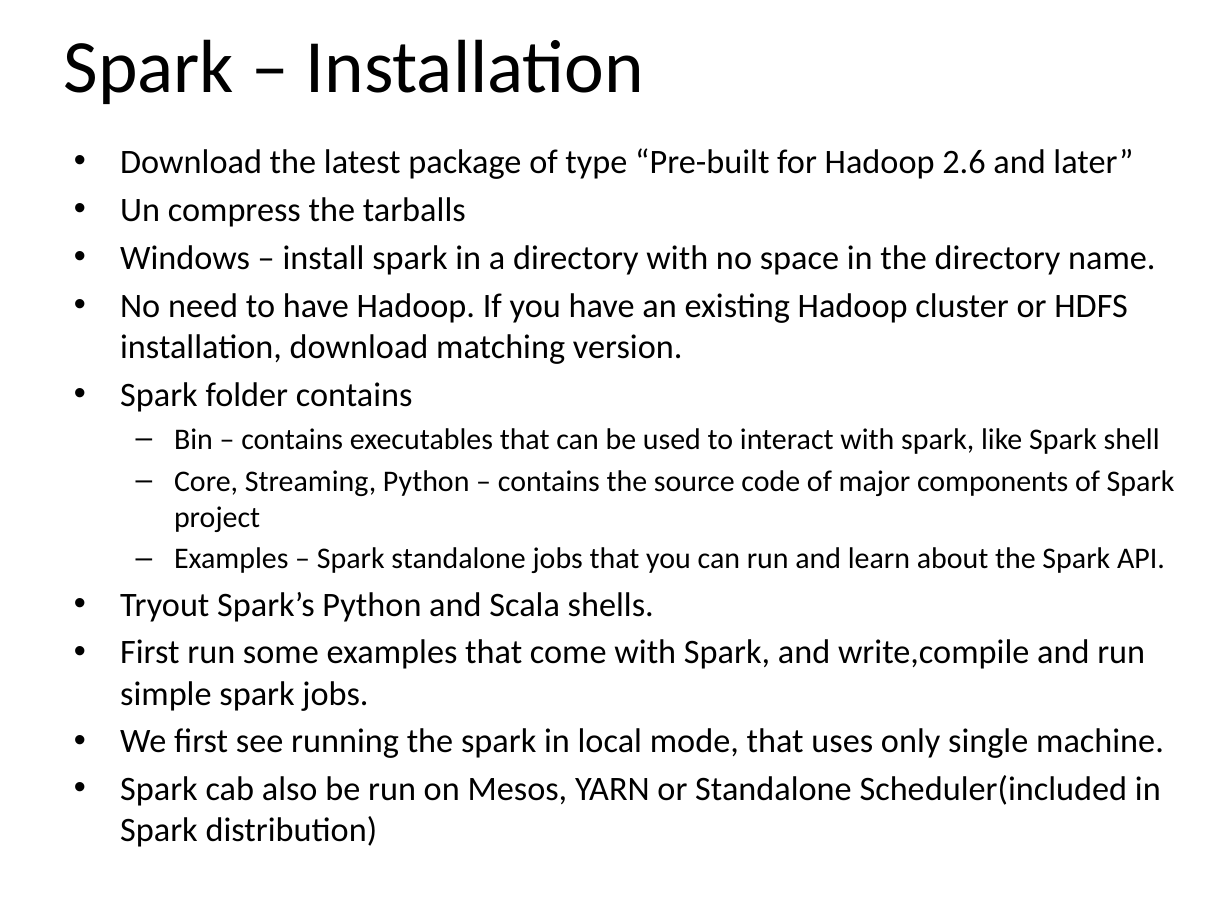
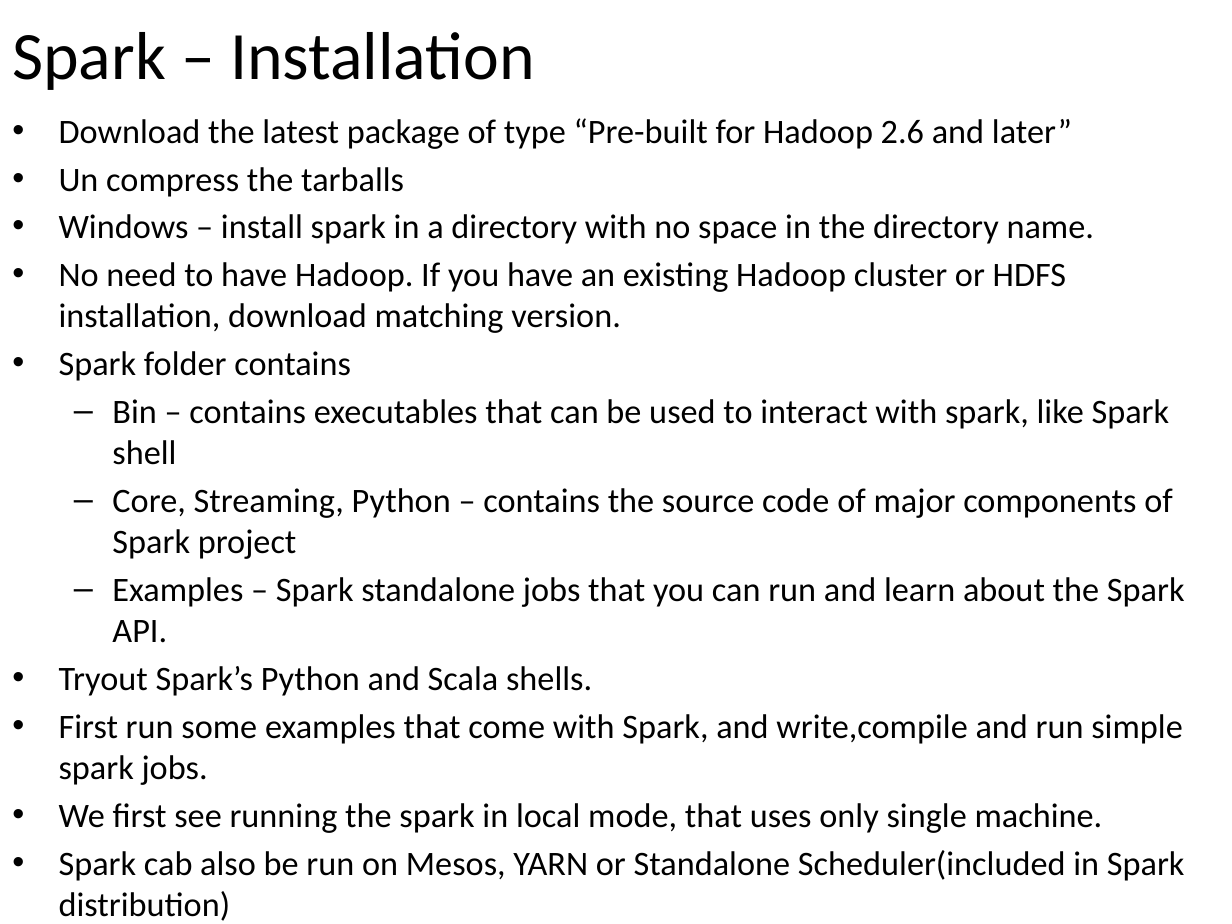
Before and after one commit to email2dorababu/SCALA_Reading, a slide deck: slide 17 of Spark_PPT/Spark_part1.pptx. Drawn at 1232x924 pixels with LibreOffice and Linux fonts; fonts in the diff are those of the drawing. Boxes give left, top, right and bottom in pixels: in the first picture for what was removed or moved away, otherwise in the second. Text is boxed around its words. In the diff, an @@ line names an element or a change of style, - is before the commit and + after.

```diff
--- a/Spark_PPT/Spark_part1.pptx
+++ b/Spark_PPT/Spark_part1.pptx
@@ title "Spark – Installation": place and size @@
-title "Spark – Installation" at bbox=[64, 39, 644, 104]
+title "Spark – Installation" at bbox=[12, 32, 535, 90]
@@ title "Spark – Installation" at bbox=[12, 32, 535, 90]: size 44 to 39.6 pt @@
@@ text "Download the latest package of ...": place and size @@
-text "Download the latest package of ..." at bbox=[120, 148, 1175, 847]
+text "Download the latest package of ..." at bbox=[59, 118, 1185, 921]
@@ text at bbox=[112, 399, 1185, 643]: size 17.5 to 20 pt in "Bin – contains executables that can be ...", "Core, Streaming, Python – contains the source ...", "Examples – Spark standalone jobs that you ..." @@
```
Also in this commit, not shown: 19 slides added, 1 slide removed.
